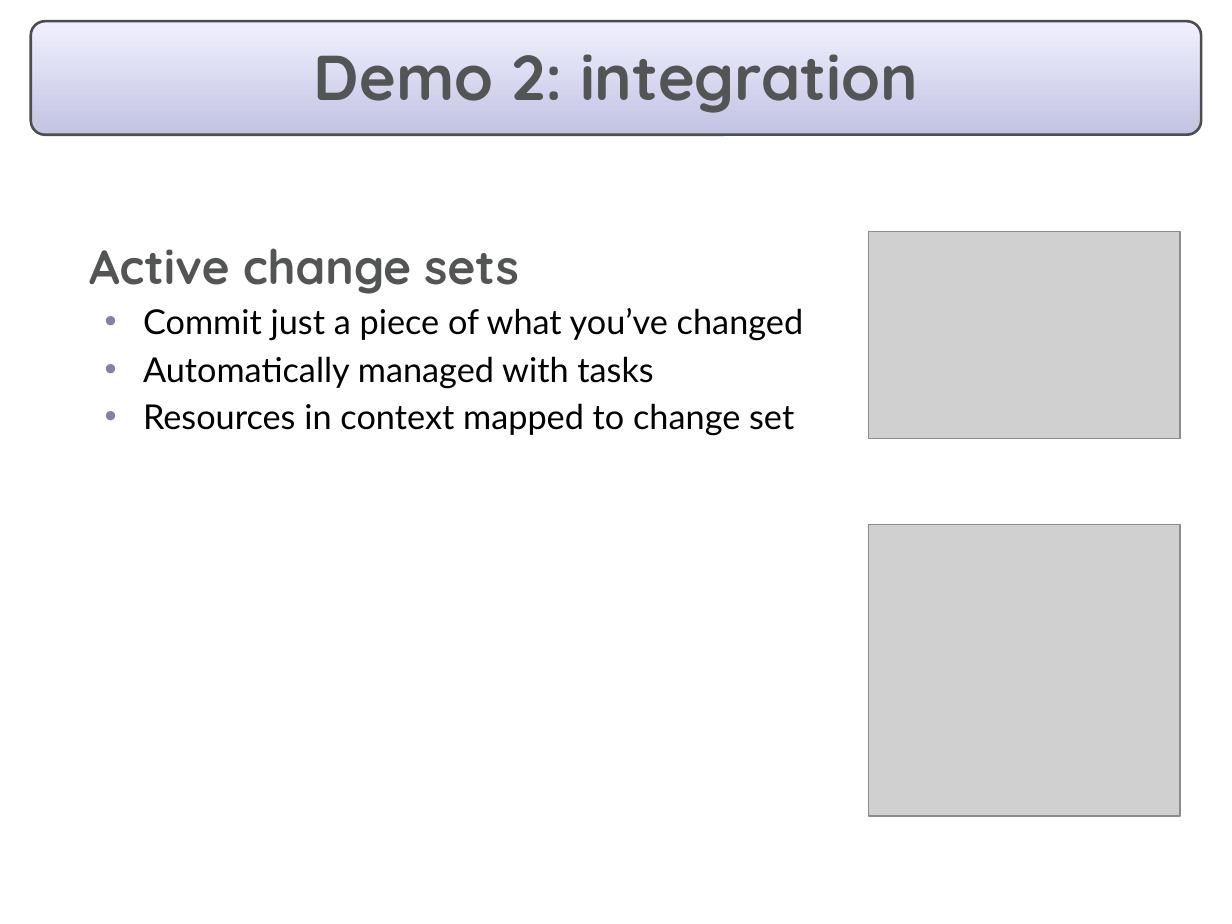
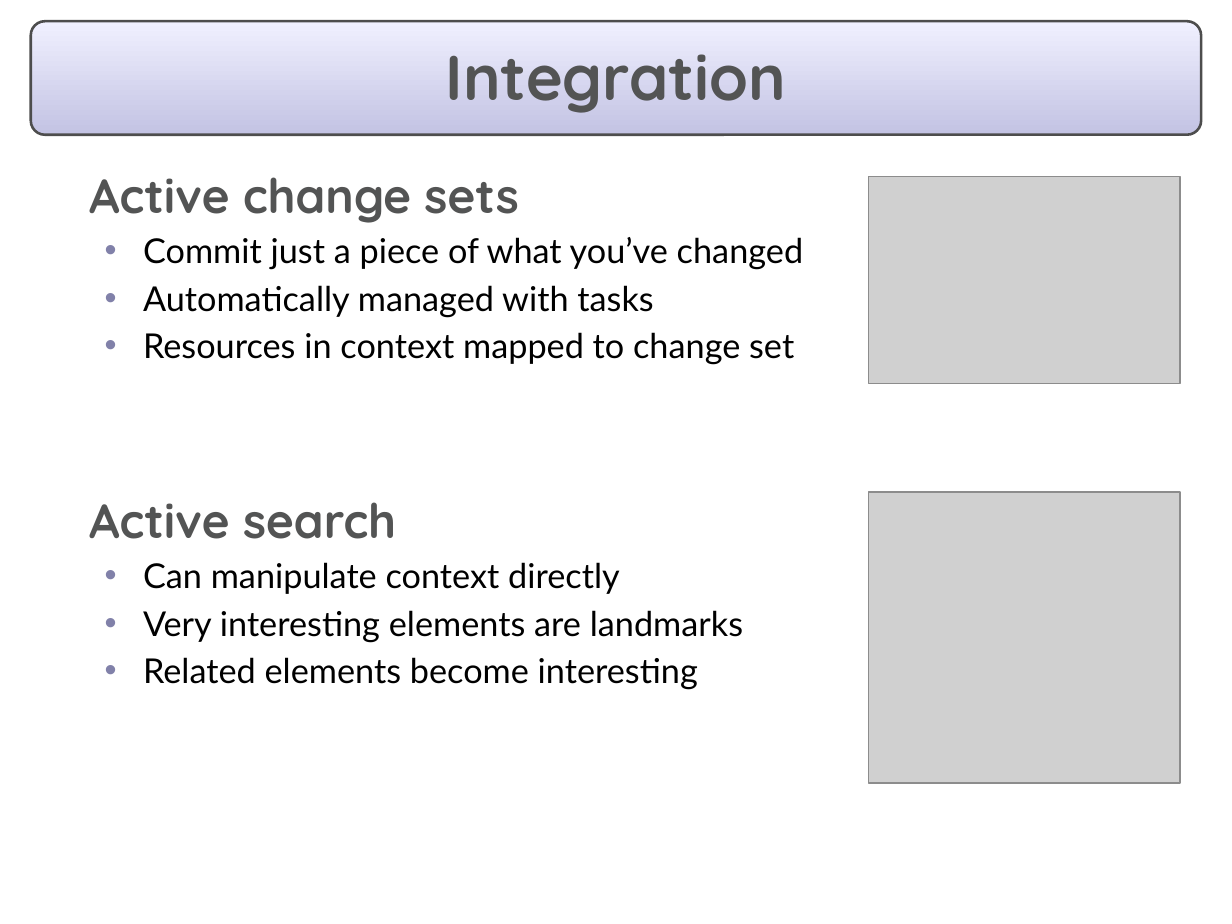
Before and after one commit to eclipse-mylyn/mylyn-website, a slide deck: slide 8 of publications/2006-03-mylar-eclipsecon-2.ppt (slide 7 before the commit). Drawn at 1232x924 pixels with LibreOffice and Linux fonts; fonts in the diff are those of the drawing; grey boxes stand for pictures. Boxes give left, top, right and bottom in pixels: in the first picture for what was removed or moved away, otherwise in the second. Text is boxed around its words. In the diff, an @@ line names an element or a change of style, - is before the commit and + after.

```diff
--- a/publications/2006-03-mylar-eclipsecon-2.ppt
+++ b/publications/2006-03-mylar-eclipsecon-2.ppt
@@ title at (446, 54, 786, 113): text changed @@
-Demo 2: integration
+Integration
@@ picture: place and size @@
-picture at (869, 232, 1180, 439)
+picture at (869, 176, 1180, 383)
@@ text at (89, 502, 743, 690): paragraphs added @@
+  Active search
+  • Can manipulate context directly
+  • Very interesting elements are landmarks
+  • Related elements become interesting
@@ picture: place and size @@
-picture at (869, 525, 1180, 816)
+picture at (869, 492, 1180, 782)
```
Also in this commit, not shown: 12 other slides changed, 3 slides added, 5 slides removed.
